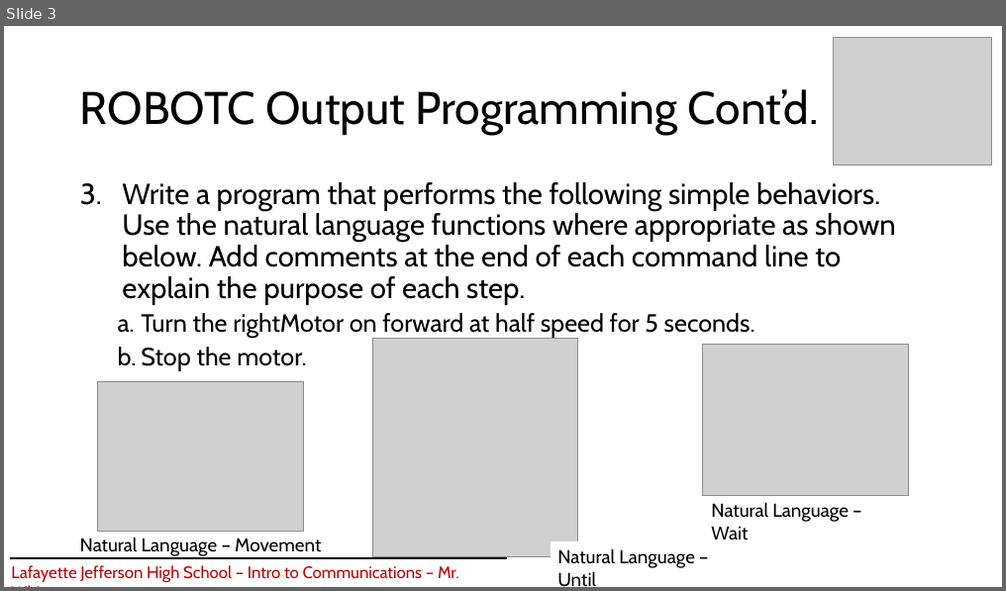
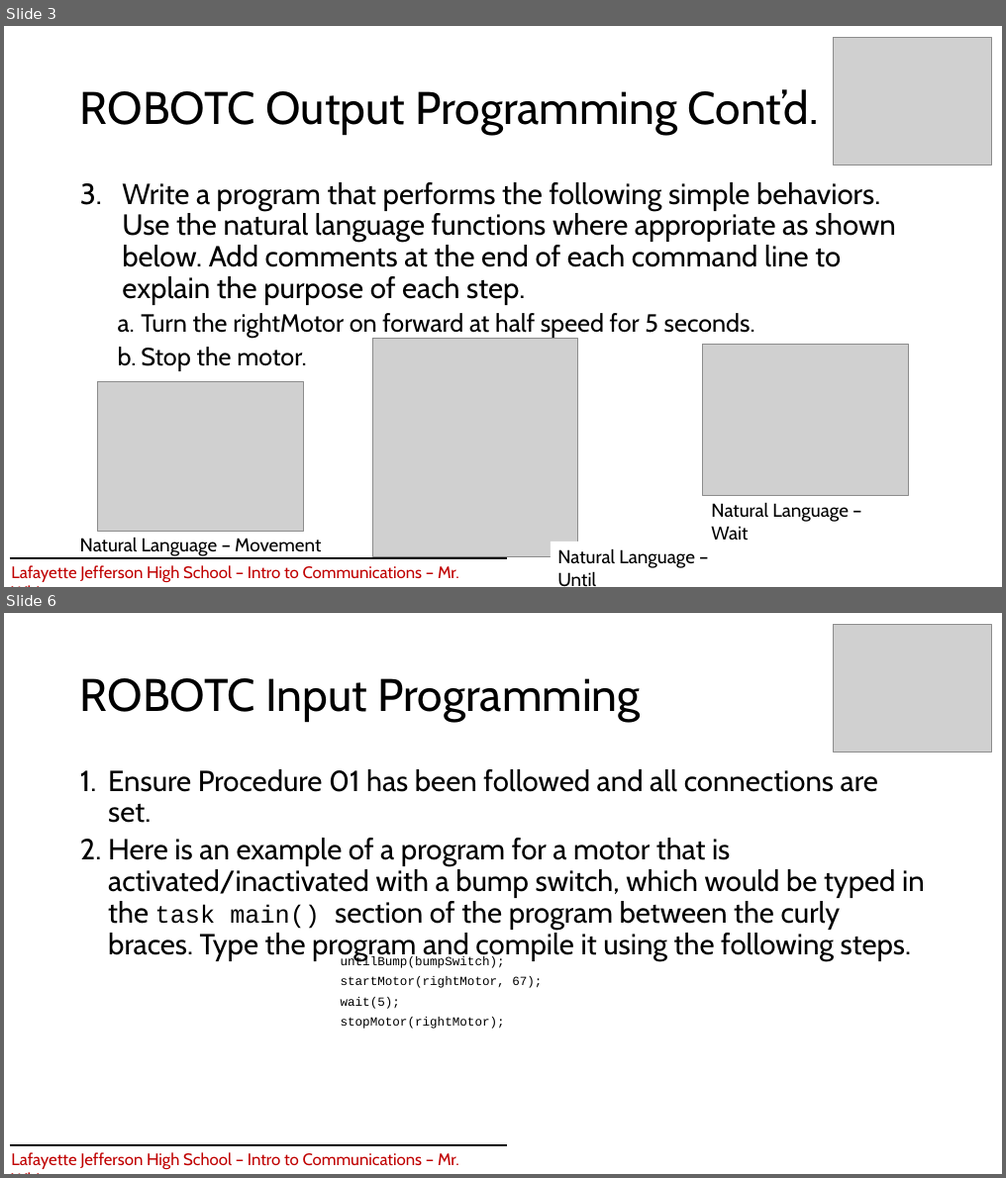
Before and after one commit to CJ-Marks/JHS-ObstacleRacer-Assignment, a slide deck: Procedures/ItC - Procedure 02 - ROBOTC IOs.pptx. Shown one above the other, each under a label of ours: slide 3 before the commit, slides 3 and 6 after it; the slides between them are not shown. The pictures are 1006x591 and 1006x1178 pixels, drawn with LibreOffice and Linux fonts; fonts in the diff are those of the drawing; grey boxes stand for pictures. Boxes give left, top, right and bottom in pixels: in the first picture for what was removed or moved away, otherwise in the second. Text is boxed around its words. In the diff, an @@ line names an element or a change of style, - is before the commit and + after.

```diff
--- a/Procedures/ItC - Procedure 02 - ROBOTC IOs.pptx
+++ b/Procedures/ItC - Procedure 02 - ROBOTC IOs.pptx
@@ slide 6 added at [4, 613, 1002, 1174], background #FFFFFF @@
@@ picture added at [834, 624, 991, 752] @@
@@ title added at [80, 678, 641, 722], 44 pt, text #000000 @@
+ROBOTC Input Programming
@@ text added at [108, 769, 925, 961], 28 pt, text #000000 @@
+1. Ensure Procedure 01 has been followed and all connections are set.
+2. Here is an example of a program for a motor that is activated/inactivated with a bump switch, which would be typed in the task main() section of the program between the curly braces. Type the program and compile it using the following steps.
@@ table added at [279, 956, 728, 1035], 1 rows, 1 columns @@
+untilBump(bumpSwitch); / startMotor(rightMotor, 67); / wait(5); / stopMotor(rightMotor);
@@ line added from (9, 1146) to (507, 1146), #000000 1 pt @@
@@ text added at [11, 1153, 459, 1169], 16 pt, text #C00000 @@
+Lafayette Jefferson High School – Intro to Communications – Mr. White
```
Also in this commit, not shown: 2 slides changed, 2 other slides added.
